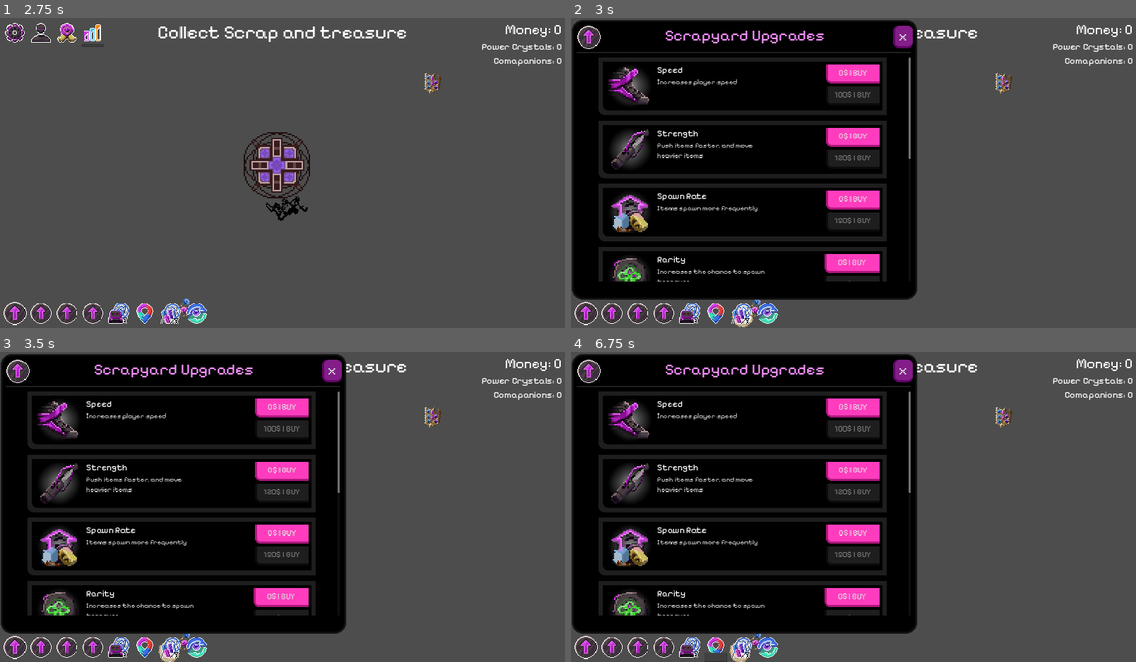
Above: before the commit, frames 1-4 (two rows, left to right).
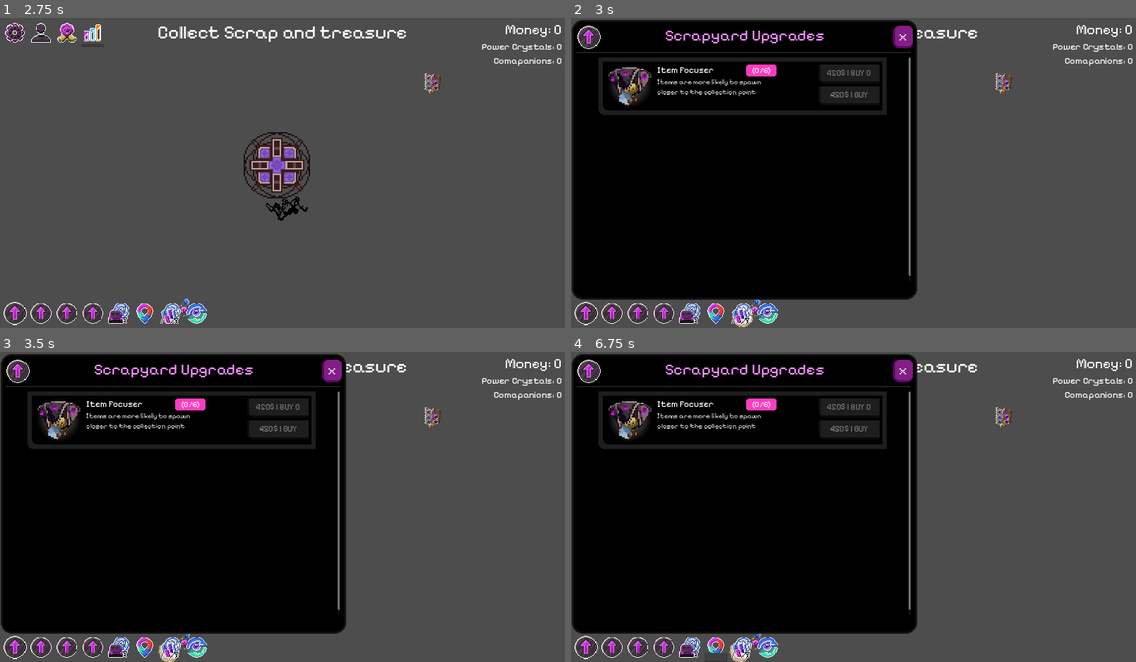
Above: after the commit, the same moments.

Repository: NathanHeaton/Robo-revolution
Game: Godot game, scene res://main.tscn
Two runs of this game, one before a commit and one after it. Both use one fixed random seed, a clock stepped at 60 frames per second and the inputs below.
Inputs (mouse positions are in pixels of both pictures, inside the frame that each line leads up to):
- Up to frame 1 (2.75 s): click (39, 33) at 0.5 s; click (67, 33) at 1.25 s; click (90, 33) at 2 s
- Up to frame 2 (3 s): click (587, 312) at 2.75 s
- Up to frame 3 (3.5 s): no input
- Up to frame 4 (6.75 s): click (610, 646) at 3.5 s; click (638, 646) at 4.25 s; click (661, 646) at 5 s; click (689, 646) at 5.75 s; click (717, 646) at 6.5 s

Frame 1 is identical in both runs. In frame 2, 11% of the frame differs, in the area x 4-61%, y 15-85%; in frame 3, 11%; in frame 4, 11%.

Commit message:
got max amount buyable to work after alot of debugging

Diff:
--- a/robo-revolution/hud.gd
+++ b/robo-revolution/hud.gd
@@ -48,11 +48,11 @@
 
 func generate_scrapyard_upgrades() -> void:
 	var Scrapyard_Upgrades: Dictionary = UpgradeData.upgrades["Scrapyard"].duplicate() # might need to change if alter dict values
-	for upgrade in Scrapyard_Upgrades:
-		var card = upgrade_card_scene.instantiate()
-		$Scrapyard_upgrade_panel/Scrapyard_content/ScrollContainer/Upgrades.add_child(card)
-		card.change_title(Scrapyard_Upgrades[upgrade].get("name"))
-		card.change_Description(Scrapyard_Upgrades[upgrade].get("description"))
-		card.change_sprite(Scrapyard_Upgrades[upgrade].get("sprite_position"))
-		card.change_cost(Scrapyard_Upgrades[upgrade].get("base_cost"))
-		card.cal_max_buy(Scrapyard_Upgrades[upgrade].get("level"),Scrapyard_Upgrades[upgrade].get("base_cost"),Scrapyard_Upgrades[upgrade].get("cost_scaling"))
+	var card = upgrade_card_scene.instantiate()
+	var upgrade = "ItemFocuser"
+	$Scrapyard_upgrade_panel/Scrapyard_content/ScrollContainer/Upgrades.add_child(card)
+	card.get_inital_data(Scrapyard_Upgrades[upgrade].get("description"),Scrapyard_Upgrades[upgrade].get("base_cost"),Scrapyard_Upgrades[upgrade].get("cost_scaling"),Scrapyard_Upgrades[upgrade].get("level"),Scrapyard_Upgrades[upgrade].get("max_level"),Scrapyard_Upgrades[upgrade].get("sprite_position"),Scrapyard_Upgrades[upgrade].get("name"))
+	#for upgrade in Scrapyard_Upgrades:
+		#var card = upgrade_card_scene.instantiate()
+		#$Scrapyard_upgrade_panel/Scrapyard_content/ScrollContainer/Upgrades.add_child(card)
+		#card.get_inital_data(Scrapyard_Upgrades[upgrade].get("description"),Scrapyard_Upgrades[upgrade].get("base_cost"),Scrapyard_Upgrades[upgrade].get("cost_scaling"),Scrapyard_Upgrades[upgrade].get("level"),Scrapyard_Upgrades[upgrade].get("max_level"),Scrapyard_Upgrades[upgrade].get("sprite_position"),Scrapyard_Upgrades[upgrade].get("name"))
--- a/robo-revolution/upgrade_card.gd
+++ b/robo-revolution/upgrade_card.gd
@@ -4,8 +4,11 @@
 
 var cost =0
 var level =0
+var max_level = 0
 var scaling =0
-
+var pos # sprite position
+var description = ""
+var title = ""
 
 
 # Called when the node enters the scene tree for the first time.
@@ -17,37 +20,74 @@
 func _process(delta: float) -> void:
 	pass
 
+func get_inital_data(t_description,t_base_cost,t_scaling,t_level,t_max_level,t_pos,t_title):
+	cost = t_base_cost
+	scaling = t_scaling
+	level = t_level
+	max_level = t_max_level
+	pos = t_pos
+	description = t_description
+	title = t_title
+
+	_change_title()
+	_change_Description()
+	_change_sprite()
+	_change_cost()
+	_cal_max_buy()
+	_change_level()
+
+func _change_level():
+	$Panel/MarginContainer/Upgarde_Content_Panel/MarginContainer/Upgarde_Content/VBoxContainer/Title/level_panel/level.text = "("+str(level)+"/"+str(max_level)+")"
 
 func _on_money_changed():
-	cal_max_buy(1,1,1)
-	update_button_state()
+	_cal_max_buy()
+	_update_button_state()
 
-func change_title(text) -> void:
-	$Panel/MarginContainer/Upgarde_Content_Panel/MarginContainer/Upgarde_Content/VBoxContainer/Title.text = str(text)
+func _change_title() -> void:
+	$Panel/MarginContainer/Upgarde_Content_Panel/MarginContainer/Upgarde_Content/VBoxContainer/Title.text = str(title)
 
-func change_Description(text) -> void:
-	$Panel/MarginContainer/Upgarde_Content_Panel/MarginContainer/Upgarde_Content/VBoxContainer/Description.text = str(text)
+func _change_Description() -> void:
+	$Panel/MarginContainer/Upgarde_Content_Panel/MarginContainer/Upgarde_Content/VBoxContainer/Description.text = str(description)
 
-func cal_max_buy(t_level,t_cost,t_scaling):# add code to calculate the amount that can be bought
-	level = t_level
-	scaling = t_scaling
-	Money.MONEY
-	$"Panel/MarginContainer/Upgarde_Content_Panel/MarginContainer/buy_section/Max".text = str(Money.MONEY) + "$ | BUY"
+func _cal_max_buy():# add code to calculate the amount that can be bought
+	var current_money = Money.MONEY
+	var max_amount = 0
+	var remainingLevels = max_level - level
+	var buyable_levels = 0
+	var affordable_price = cost
+
+	if(current_money > 0):
+		var var1:float= current_money/cost
+
+		buyable_levels = int(log(var1) / log(float(scaling))+1)
+		buyable_levels =clamp(buyable_levels,0,max_level)
+	print(buyable_levels)
+
+	affordable_price = cost * (scaling ** (buyable_levels -1))
+	affordable_price = int(float(affordable_price)*100.0)
+	affordable_price = float(affordable_price/100.0)
+
+	if(buyable_levels == 0):
+		affordable_price = cost
+		$"Panel/MarginContainer/Upgarde_Content_Panel/MarginContainer/buy_section/Max".disabled = true
+	else:
+		$"Panel/MarginContainer/Upgarde_Content_Panel/MarginContainer/buy_section/Max".disabled = false
+
+	$"Panel/MarginContainer/Upgarde_Content_Panel/MarginContainer/buy_section/Max".text = str(affordable_price) + "$ | BUY "+str(buyable_levels)
 
 
-func update_button_state():
+func _update_button_state():
 	if (Money.MONEY < cost):
 		$"Panel/MarginContainer/Upgarde_Content_Panel/MarginContainer/buy_section/1X".disabled = true
 	else:
 		$"Panel/MarginContainer/Upgarde_Content_Panel/MarginContainer/buy_section/1X".disabled = false
 
-func change_sprite(t_pos):
-	var icon_rect = Rect2(Vector2(t_pos.x *FRAME_SIZE,t_pos.y *FRAME_SIZE),Vector2(FRAME_SIZE,FRAME_SIZE))
+func _change_sprite():
+	var icon_rect = Rect2(Vector2(pos.x *FRAME_SIZE,pos.y *FRAME_SIZE),Vector2(FRAME_SIZE,FRAME_SIZE))
 	var atlas_texture = AtlasTexture.new() # makes new atlas texture
 	atlas_texture.atlas = load("res://assets/Basic Items.png") # loads upgrades
 	atlas_texture.set_region(icon_rect) # sets rext for icons
 	$Panel/MarginContainer/Upgarde_Content_Panel/MarginContainer/Upgarde_Content/Upgrade_Icons.texture = atlas_texture
 
-func change_cost(t_cost):
-	cost =t_cost
+func _change_cost():
 	$"Panel/MarginContainer/Upgarde_Content_Panel/MarginContainer/buy_section/1X".text = str(cost) + "$ | BUY"
--- a/robo-revolution/upgrade_card.tscn
+++ b/robo-revolution/upgrade_card.tscn
@@ -25,6 +25,18 @@
 atlas = ExtResource("1_i8ykb")
 region = Rect2(0, 0, 32, 32)
 
+[sub_resource type="StyleBoxFlat" id="StyleBoxFlat_rinkn"]
+bg_color = Color(1, 0.235294, 0.745098, 1)
+border_color = Color(0.686275, 0.0941176, 0.490196, 1)
+corner_radius_top_left = 10
+corner_radius_top_right = 10
+corner_radius_bottom_right = 10
+corner_radius_bottom_left = 10
+corner_detail = 20
+expand_margin_left = 15.0
+expand_margin_right = 15.0
+anti_aliasing = false
+
 [sub_resource type="Theme" id="Theme_g3cap"]
 
 [sub_resource type="StyleBoxFlat" id="StyleBoxFlat_asren"]
@@ -87,7 +99,6 @@
 
 [node name="upgrade_card" type="Panel"]
 custom_minimum_size = Vector2(1000, 200)
-anchors_preset = -1
 offset_right = 1000.0
 offset_bottom = 200.0
 grow_horizontal = 0
@@ -169,6 +180,40 @@
 theme_override_font_sizes/font_size = 30
 text = "place holder"
 
+[node name="level_panel" type="Panel" parent="Panel/MarginContainer/Upgarde_Content_Panel/MarginContainer/Upgarde_Content/VBoxContainer/Title"]
+custom_minimum_size = Vector2(70, 0)
+layout_direction = 2
+layout_mode = 1
+anchors_preset = 6
+anchor_left = 1.0
+anchor_top = 0.5
+anchor_right = 1.0
+anchor_bottom = 0.5
+offset_left = -77.0
+offset_top = -19.5
+offset_bottom = 20.5
+grow_horizontal = 0
+grow_vertical = 2
+theme_override_styles/panel = SubResource("StyleBoxFlat_rinkn")
+
+[node name="level" type="Label" parent="Panel/MarginContainer/Upgarde_Content_Panel/MarginContainer/Upgarde_Content/VBoxContainer/Title/level_panel"]
+layout_mode = 1
+anchors_preset = 8
+anchor_left = 0.5
+anchor_top = 0.5
+anchor_right = 0.5
+anchor_bottom = 0.5
+offset_left = -40.0
+offset_top = -17.0
+offset_right = 40.0
+offset_bottom = 17.0
+grow_horizontal = 2
+grow_vertical = 2
+theme_override_font_sizes/font_size = 28
+text = "(0/8)"
+horizontal_alignment = 1
+vertical_alignment = 1
+
 [node name="Description" type="Label" parent="Panel/MarginContainer/Upgarde_Content_Panel/MarginContainer/Upgarde_Content/VBoxContainer"]
 custom_minimum_size = Vector2(400, 0)
 layout_mode = 2
Not shown: 1 places in robo-revolution/upgrade_card.tscn that only renumber resources
